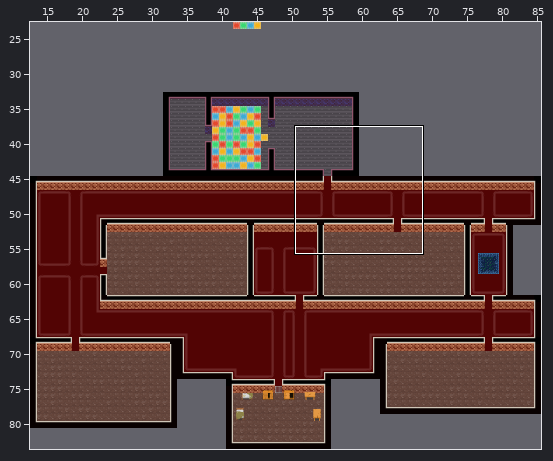
Tiled map -- Mirror/assets/level/Tiled/map.tmx. Above, an overview of the earlier version with the close-up marked.
Close-up. Earlier state:
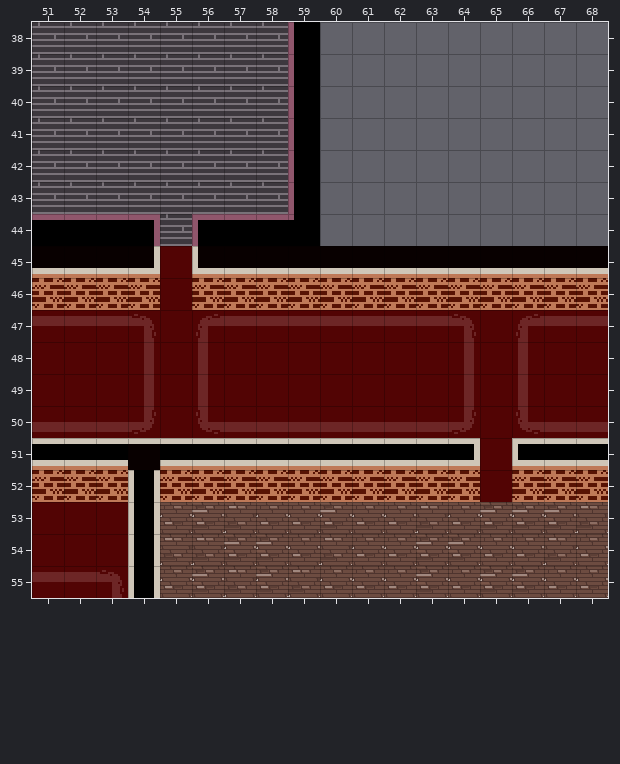
Cells are 32x32 px. Shown: x 51..68, y 38..55. The commit also changed other parts of the map, which this record leaves out.
The result:
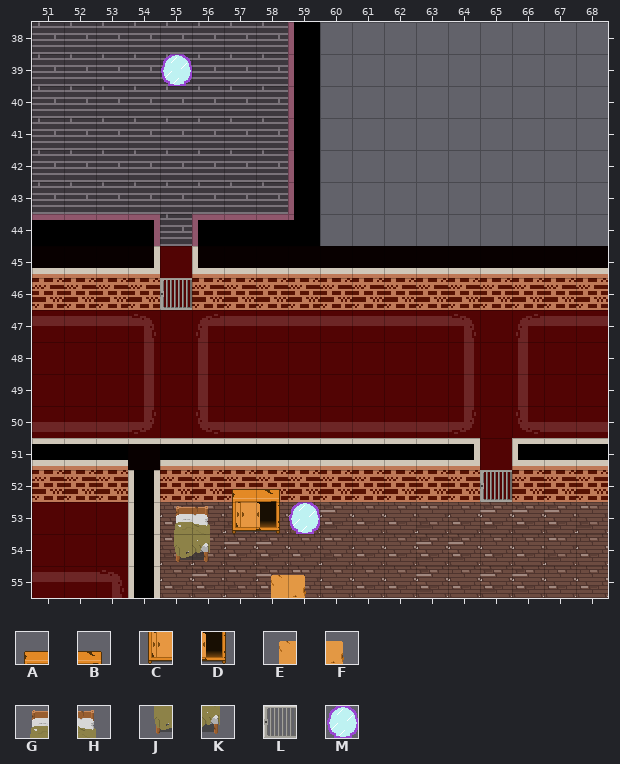
Key: from "objects": A 4, B 5, C 12, D 13, E 20, F 21, G 36, H 37, J 44, K 45, L 48, M 81.
_ is an empty cell.
From old to new:
Changed rows in their new state; . is an unchanged cell.
Layer "Objects":
first column x 55:
39 M
first column x 55:
46 L
first column x 55:
52 ..AB......L
53 GHCDM......
54 JK.........
55 ...EF......
